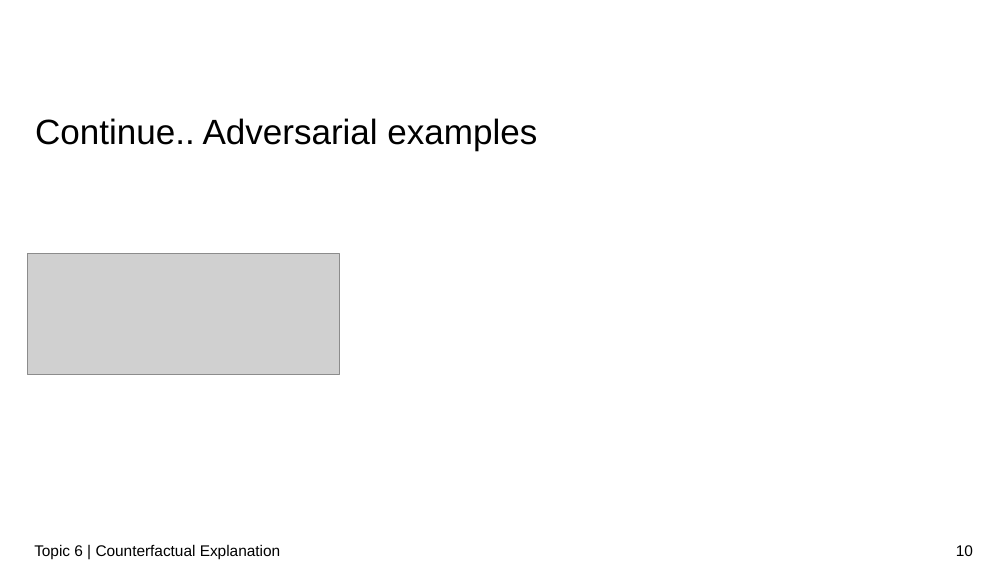
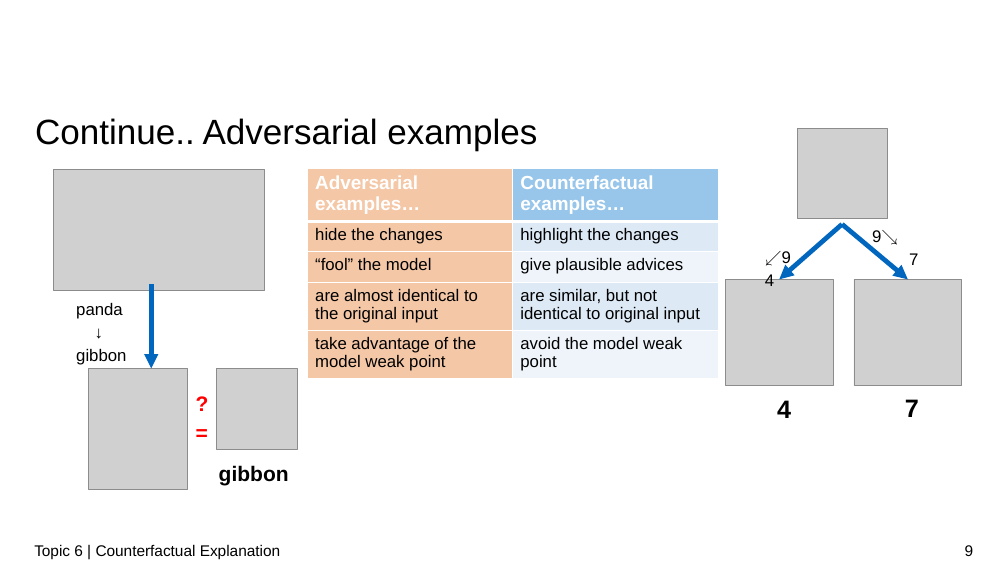
Before and after one commit to zhaochenyuangit/xAISeminar, a slide deck: slide 9 of presentation/XAI_counterfactual.pptx (slide 10 before the commit). Drawn at 1008x567 pixels with LibreOffice and Linux fonts; fonts in the diff are those of the drawing; grey boxes stand for pictures; background and template pictures are left out. Boxes give left, top, right and bottom in pixels: in the first picture for what was removed or moved away, otherwise in the second. Text is boxed around its words. In the diff, an @@ line names an element or a change of style, - is before the commit and + after.

```diff
--- a/presentation/XAI_counterfactual.pptx
+++ b/presentation/XAI_counterfactual.pptx
@@ picture added at [798,129,888,219] @@
@@ picture: place and size @@
-picture at [27,253,340,374]
+picture at [54,169,265,290]
@@ table added at [308,168,718,378], 5 rows, 2 columns @@
+Adversarial examples… | Counterfactual examples…
+hide the changes | highlight the changes
+“fool” the model | give plausible advices
+are almost identical to the original input | are similar, but not identical to original input
+take advantage of the model weak point | avoid the model weak point
@@ arrow added from (842, 225) to (780, 280), #0166BD 4.5 pt @@
@@ arrow added from (842, 225) to (908, 280), #0166BD 4.5 pt @@
@@ text added at [872,230,918,265], 16 pt, text #000000 @@
+9↘
+7
@@ text added at [765,251,791,286], 16 pt, text #000000 @@
+↙9
+4
@@ arrow added from (151, 284) to (151, 368), #0166BD 4.5 pt @@
@@ picture added at [726,280,833,386] @@
@@ picture added at [854,280,962,386] @@
@@ text added at [76,303,126,365], 16 pt, text #000000 @@
+panda
+↓
+gibbon
@@ picture added at [88,368,188,489] @@
@@ text added at [196,387,209,443], 20 pt, text #FF0000, bold @@
+?
+=
@@ picture added at [216,368,297,449] @@
@@ text added at [777,400,791,418], 24 pt, text #000000, bold @@
+4
@@ text added at [905,399,919,417], 24 pt, text #000000, bold @@
+7
@@ text added at [219,465,289,485], 20 pt, text #000000, bold @@
+gibbon
@@ page number at [965,545,974,556]: text changed @@
-10
+9
```
Also in this commit, not shown: 5 other slides changed, 3 slides added, 1 slide removed, 16 other files.
